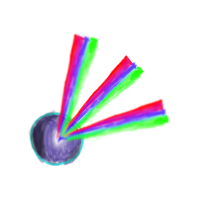
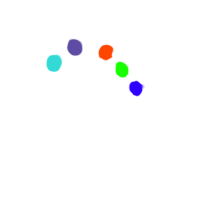
Before/after of a 200px x 200px layered artwork. What changed in the layer stack:
hid "prismatic burst beam" over (x1=55, y1=33, x2=170, y2=146)
hid "prismatic burst shade" over (x1=28, y1=109, x2=84, y2=166)
hid "prismatic burst light" over (x1=47, y1=123, x2=73, y2=153)
hid "prismatic burst lines" over (x1=29, y1=112, x2=85, y2=166)
hid "prismatic burst color" over (x1=31, y1=111, x2=83, y2=166)
showed "palette", painted on it over (x1=45, y1=38, x2=146, y2=97)
